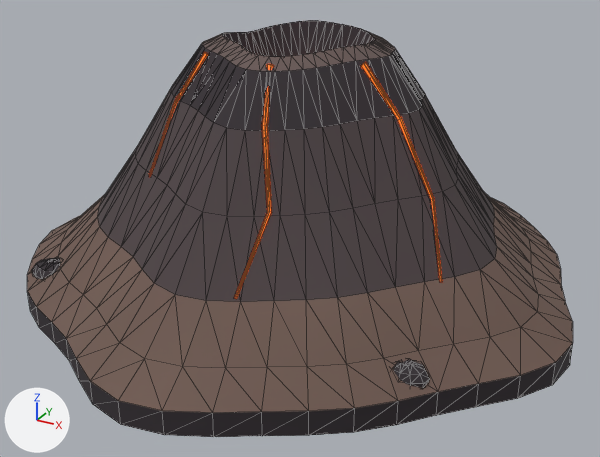
A saved change to the glTF model assets/models/Environment_Volcano_Cone16m_001.glb.
Both versions are drawn from a camera (50 mm lens) standing at (11.02, -20.09, 10.98) and looking at (0.48, -0.93, 1.4). Lighting does not change. The marker at lower left points along +X, +Y and +Z. The first picture is the older version. Mesh edges are drawn as thin lines. Where no turn or scale is listed for an object, it has been applied to the vertices. Vertices at exactly the same position are counted once.

Names of what the first picture shows: 'VC_VolcanoCone16m_Body'.
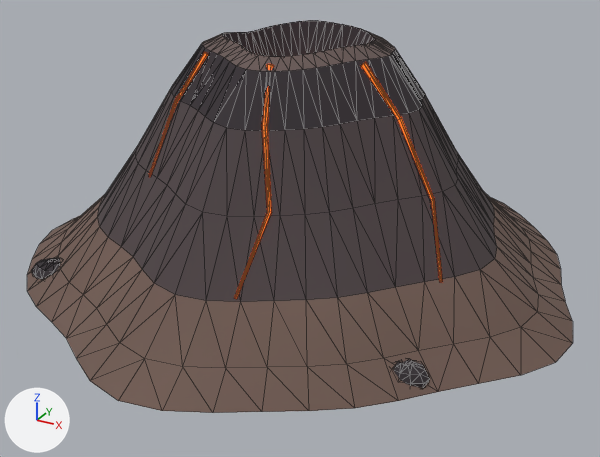
Diff of the bpy script that builds the scene:
```diff
--- a/assets/models/Environment_Volcano_Cone16m_001.glb.py
+++ b/assets/models/Environment_Volcano_Cone16m_001.glb.py
@@ me_vc_volcanocone16m_mesh @@
 # used by ob_vc_volcanocone16m_body; location = (0.0, 0.0, 0.0)
-me_vc_volcanocone16m_mesh.from_pydata(...)  # 866 vertices, 1692 faces; spans x -8.2..8.4, y -8.5..7.9, z -0.6..6.7
+me_vc_volcanocone16m_mesh.from_pydata(...)  # 818 vertices, 1550 faces; spans x -8.2..8.4, y -8.5..7.9, z -0.1..6.7
+# me_vc_volcanocone16m_mesh part 1
+# 48 vertices are removed from x -8.2..8.4, y -8.5..7.9, z -0.6
+# 173 faces are deleted
+# 2 vertices move within x -2.1, y 1.5, z 6.4
+# 31 new faces join them, mat_mat_vc_lava
+# me_vc_volcanocone16m_mesh part 2
+# 14 faces are deleted
+# 14 new faces join them, mat_mat_vc_lava
+# other edits to the shape of me_vc_volcanocone16m_mesh do not show in these pictures
 me_vc_volcanocone16m_mesh.materials.append(mat_mat_vc_rock)
```

Location of each change, [x1, y1, x2, y2] in pixels of the pictures (600 x 457 px; the box of a moved part takes in the faces that stretch with it):
'VC_VolcanoCone16m_Body', reshaped: before [27, 20, 573, 437]; after [27, 20, 573, 413]
part 1 of me_vc_volcanocone16m_mesh, cut back: before [27, 199, 573, 437]; after [431, 199, 442, 282]
part 2 of me_vc_volcanocone16m_mesh, moved or reshaped: [236, 212, 271, 299] in both
